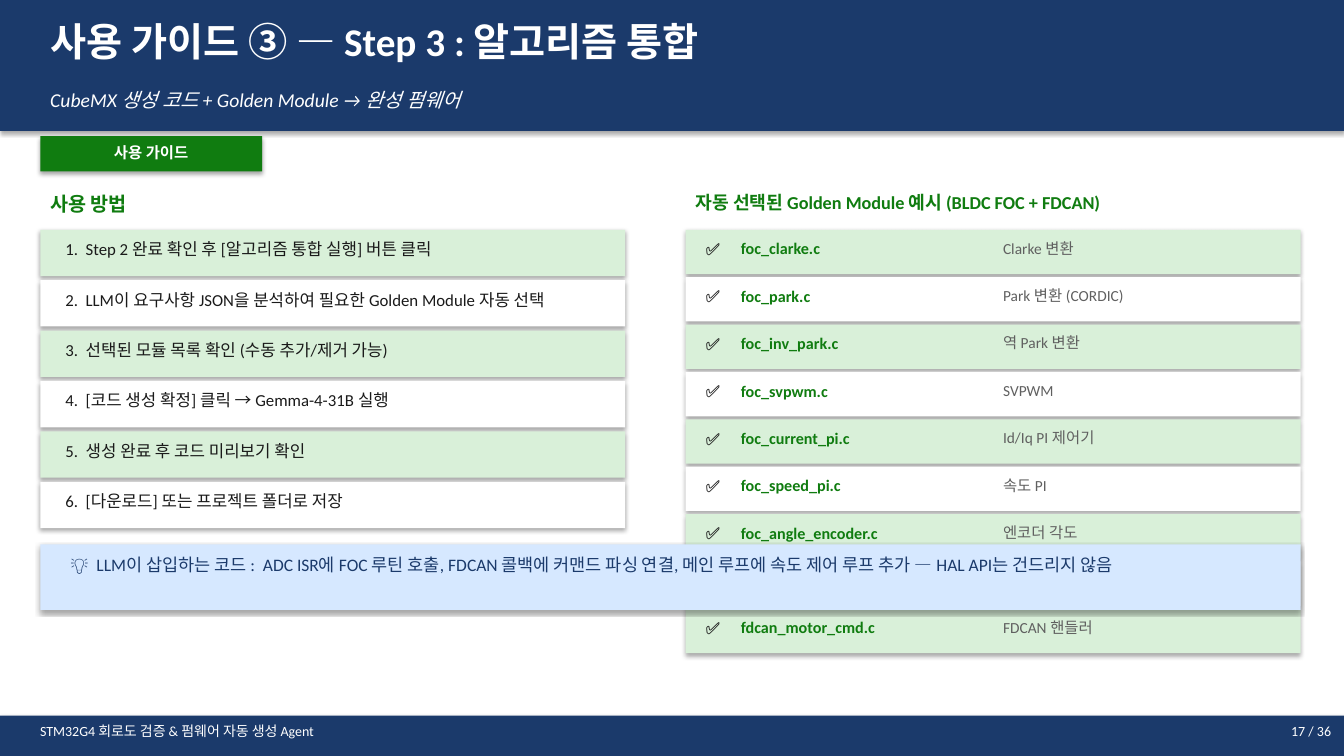
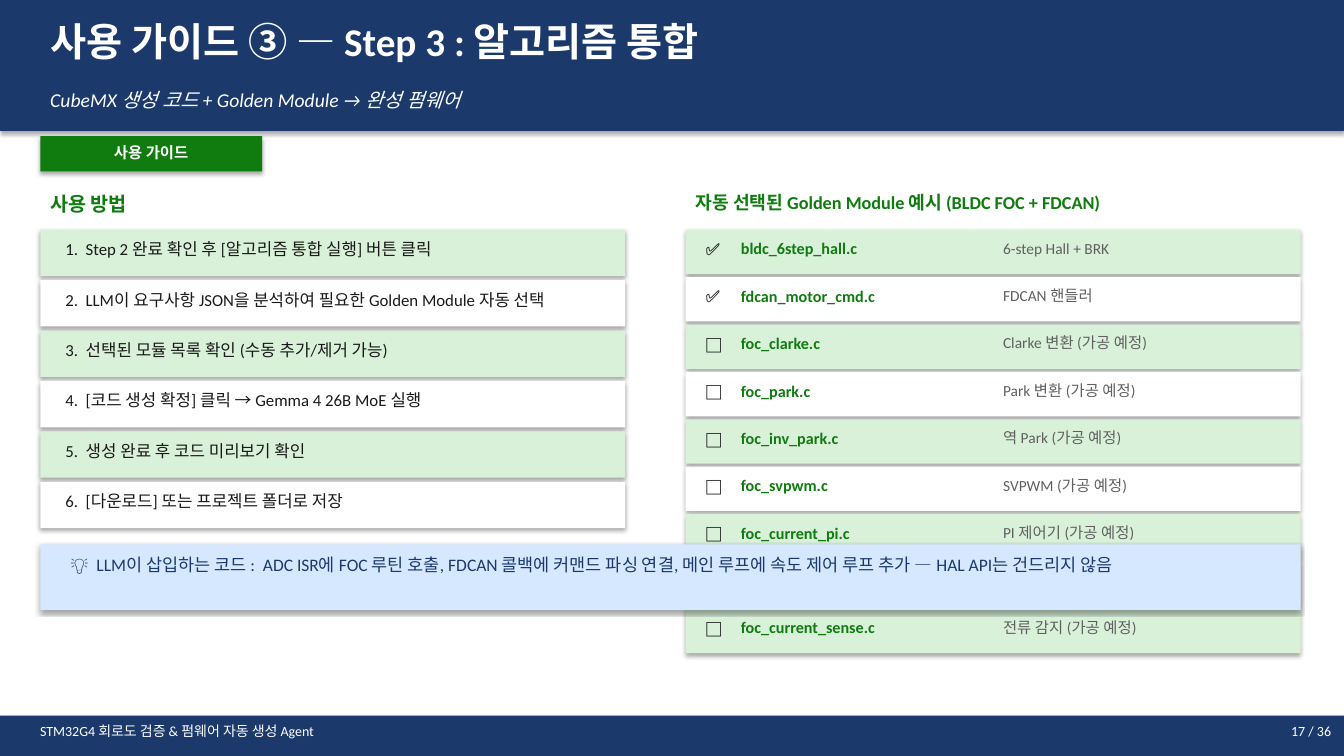
Before and after one commit to younlea/MotorDriveForge, a slide deck: slide 17 of STM32G4_Agent_Plan.pptx. Drawn at 1344x756 pixels with LibreOffice and Linux fonts; fonts in the diff are those of the drawing. Boxes give left, top, right and bottom in pixels: in the first picture for what was removed or moved away, otherwise in the second. Text is boxed around its words. In the diff, an @@ line names an element or a change of style, - is before the commit and + after.

```diff
--- a/STM32G4_Agent_Plan.pptx
+++ b/STM32G4_Agent_Plan.pptx
@@ text at <box>741,242,857,257</box>: text changed @@
-foc_clarke.c
+bldc_6step_hall.c
@@ text at <box>1003,243,1109,257</box>: text changed @@
-Clarke 변환
+6-step Hall + BRK
@@ text at <box>741,290,875,305</box>: text changed @@
-foc_park.c
+fdcan_motor_cmd.c
@@ text at <box>1003,288,1093,302</box>: text changed @@
-Park 변환 (CORDIC)
+FDCAN 핸들러
@@ text at <box>696,329,726,366</box>: text changed @@
-✅
+⬜
@@ text at <box>741,337,820,352</box>: text changed @@
-foc_inv_park.c
+foc_clarke.c
@@ text at <box>1003,335,1147,350</box>: text changed @@
-역 Park 변환
+Clarke 변환 (가공 예정)
@@ text at <box>696,376,726,413</box>: text changed @@
-✅
+⬜
@@ text at <box>741,385,810,400</box>: text changed @@
-foc_svpwm.c
+foc_park.c
@@ text at <box>1003,383,1135,398</box>: text changed @@
-SVPWM
+Park 변환 (가공 예정)
@@ text at <box>65,392,422,409</box>: text changed @@
-4. [코드 생성 확정] 클릭 → Gemma-4-31B 실행
+4. [코드 생성 확정] 클릭 → Gemma 4 26B MoE 실행
@@ text at <box>696,423,726,461</box>: text changed @@
-✅
+⬜
@@ text at <box>741,432,838,447</box>: text changed @@
-foc_current_pi.c
+foc_inv_park.c
@@ text at <box>1003,430,1121,445</box>: text changed @@
-Id/Iq PI 제어기
+역 Park (가공 예정)
@@ text at <box>696,471,726,508</box>: text changed @@
-✅
+⬜
@@ text at <box>1003,478,1127,493</box>: text changed @@
-속도 PI
+SVPWM (가공 예정)
@@ text at <box>741,480,828,494</box>: text changed @@
-foc_speed_pi.c
+foc_svpwm.c
@@ text at <box>696,518,726,556</box>: text changed @@
-✅
+⬜
@@ text at <box>741,527,850,542</box>: text changed @@
-foc_angle_encoder.c
+foc_current_pi.c
@@ text at <box>1003,525,1134,540</box>: text changed @@
-엔코더 각도
+PI 제어기 (가공 예정)
@@ text at <box>696,613,726,650</box>: text changed @@
-✅
+⬜
@@ text at <box>741,622,875,636</box>: text changed @@
-fdcan_motor_cmd.c
+foc_current_sense.c
@@ text at <box>1003,620,1136,635</box>: text changed @@
-FDCAN 핸들러
+전류 감지 (가공 예정)
```
Also in this commit, not shown: 15 other slides changed, 8 other files.
